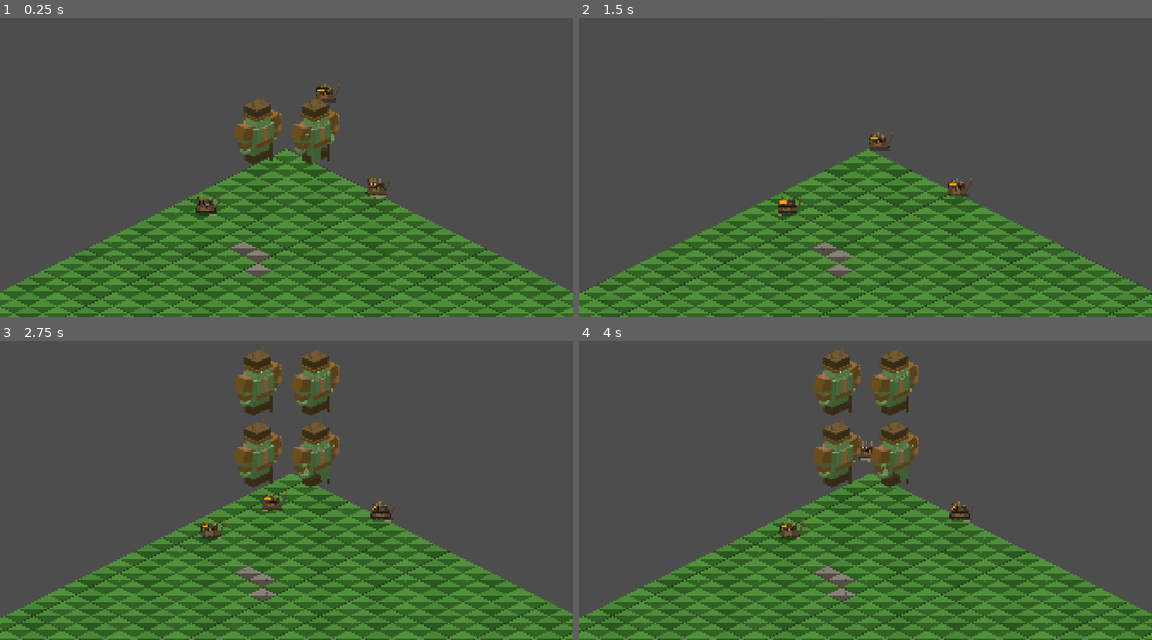
Above: before the commit, frames 1-4 (two rows, left to right).
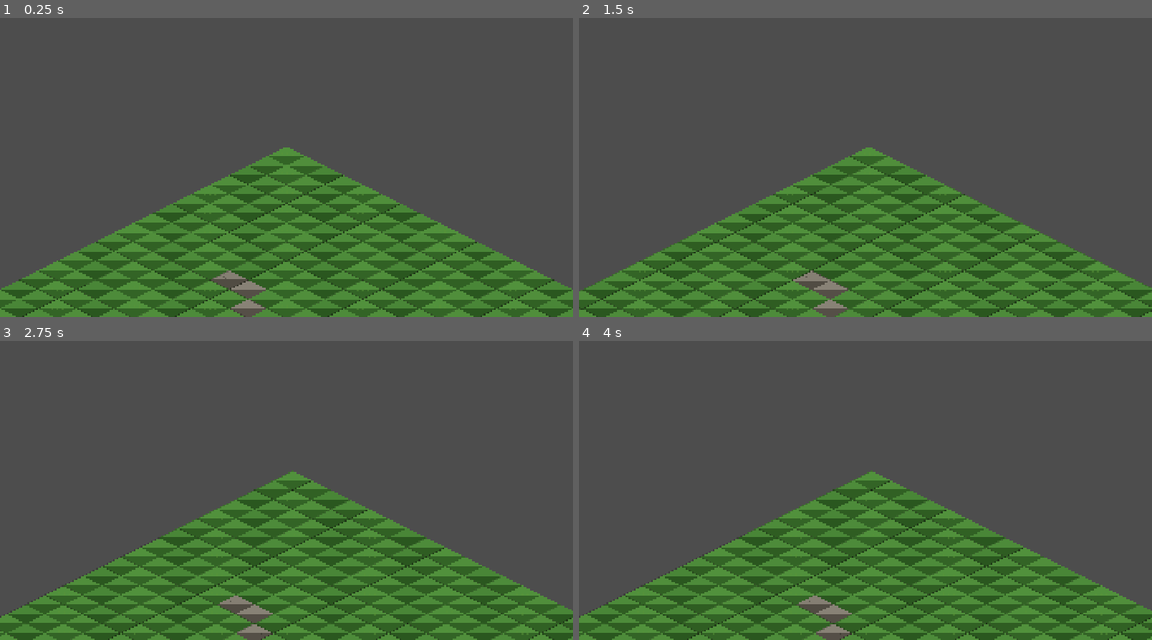
Above: after the commit, the same moments.

Repository: jonvmnielsen/the-waking-world
Game: Godot game, scene res://scenes/world/maps/ashfield.tscn
Same seed, same stepped clock (60 frames per second), same inputs: the game is played once before the commit and once after it.
Inputs (mouse positions are in pixels of both pictures, inside the frame that each line leads up to):
- Up to frame 1 (0.25 s): no input
- Up to frame 2 (1.5 s): move the mouse to (991, 140) at 0.52 s; click (991, 140) at 0.67 s; move the mouse to (750, 173) at 1.27 s; click (750, 173) at 1.42 s
- Up to frame 3 (2.75 s): move the mouse to (343, 406) at 2.02 s; click (343, 406) at 2.17 s
- Up to frame 4 (4 s): move the mouse to (836, 544) at 2.77 s; click (836, 544) at 2.92 s; move the mouse to (1037, 526) at 3.52 s; click (1037, 526) at 3.67 s

The runs differ from the first frame. In frame 1, 20% of the frame differs, in the area x 0-100%, y 22-100%; in frame 2, 18%; in frame 3, 22%; in frame 4, 22%, in the area x 0-100%, y 2-100%.

Commit message:
feat: Skift til Kenney isometric miniature sprites
Hero:
- hero_sprite_controller.gd fuldstændigt omskrevet til individuelle PNG-filer
- Male_3 (Kenney dungeon pack) — 3 animationer: idle/walk/attack
- Retnings-flip via flip_h — 8 sektorer, E/SE/N/NE flippes
- SPRITE_OFFSET=(-128,-456) baseret på målte alpha-bbox (fødder ved y=456)
- AnimatedSprite2D scale=0.5 i scene — figur matcher collision-bredde (28px)

Creeps:
- Ny creep_sprite_controller.gd — Male_0 (tydelig farvekontrast til hero)
- creep_basic.tscn: Visuelt/Node2D erstattet med AnimatedSprite2D
- creep_ai.gd: fjernet ugyldig @onready var visuelt reference

Alle HP-barer justeret til y=-75 (korrekt over Kenney-figurerne)
Kamera zoom 1.5→2.0 — tiles 128×64px, figurer ~57px høje på skærm

Co-Authored-By: Claude Sonnet 4.6 <noreply@anthropic.com>

Diff:
--- a/scenes/heroes/orc_warrior.tscn
+++ b/scenes/heroes/orc_warrior.tscn
@@ -15,6 +15,7 @@
 
 [node name="AnimatedSprite2D" type="AnimatedSprite2D" parent="."]
 script = ExtResource("2_sprite")
+scale = Vector2(0.5, 0.5)
 
 [node name="Kollision" type="CollisionShape2D" parent="."]
 shape = SubResource("1_capsule")
@@ -26,6 +27,6 @@
 avoidance_enabled = true
 
 [node name="HPBarPosition" type="Node2D" parent="."]
-position = Vector2(0, -160)
+position = Vector2(0, -75)
 
 [node name="HPBar" parent="HPBarPosition" instance=ExtResource("3_hpbar")]
--- a/scenes/units/creep_basic.tscn
+++ b/scenes/units/creep_basic.tscn
@@ -1,7 +1,7 @@
 [gd_scene load_steps=4 format=3]
 
 [ext_resource type="Script" path="res://scripts/ai/creep_ai.gd" id="1_creep"]
-[ext_resource type="Script" path="res://scripts/utils/creep_visuelt.gd" id="2_visuelt"]
+[ext_resource type="Script" path="res://scripts/utils/creep_sprite_controller.gd" id="2_sprite"]
 [ext_resource type="PackedScene" path="res://scenes/ui/hp_bar.tscn" id="3_hpbar"]
 
 [sub_resource type="CircleShape2D" id="1_cirkel"]
@@ -12,8 +12,9 @@
 collision_layer = 2
 collision_mask = 1
 
-[node name="Visuelt" type="Node2D" parent="."]
-script = ExtResource("2_visuelt")
+[node name="AnimatedSprite2D" type="AnimatedSprite2D" parent="."]
+script = ExtResource("2_sprite")
+scale = Vector2(0.5, 0.5)
 
 [node name="Kollision" type="CollisionShape2D" parent="."]
 shape = SubResource("1_cirkel")
@@ -25,6 +26,6 @@
 avoidance_enabled = true
 
 [node name="HPBarPosition" type="Node2D" parent="."]
-position = Vector2(0, -46)
+position = Vector2(0, -75)
 
 [node name="HPBar" parent="HPBarPosition" instance=ExtResource("3_hpbar")]
--- a/scenes/world/maps/ashfield.tscn
+++ b/scenes/world/maps/ashfield.tscn
@@ -31,6 +31,6 @@
 
 [node name="Kamera" type="Camera2D" parent="."]
 position = Vector2(0, 0)
-zoom = Vector2(1.5, 1.5)
+zoom = Vector2(2.0, 2.0)
 position_smoothing_enabled = true
 position_smoothing_speed = 8.0
--- a/scripts/ai/creep_ai.gd
+++ b/scripts/ai/creep_ai.gd
@@ -30,7 +30,6 @@
 var _tilstand: Tilstand = Tilstand.IDLE
 
 @onready var nav_agent: NavigationAgent2D = $NavigationAgent2D
-@onready var visuelt: Node2D = $Visuelt
 
 func _ready() -> void:
 	nuvaerende_hp = max_hp
--- a/scripts/core/hero_sprite_controller.gd
+++ b/scripts/core/hero_sprite_controller.gd
@@ -1,25 +1,22 @@
-# Styrer AnimatedSprite2D for hero — animation, retning, sprite-indlæsning
-# Ingen dynamisk fallback — procedural grafik (orc_visuelt.gd) bruges IKKE her
+# Styrer AnimatedSprite2D for hero — Kenney isometric miniature sprites
+# Indlæser individuelle PNG-frames direkte; ingen spritesheet
 extends AnimatedSprite2D
 
-const SPRITE_PATH    := "res://assets/sprites/orc_warrior_spritesheet.png"
-const FRAME_W        := 256
-const FRAME_H        := 320
+const KENNEY_DIR   := "res://assets/sprites/kenney/isometric-miniature-dungeon/Characters/Male"
+const HERO_VARIANT := "Male_3"
 
-# Fødder sidder ca. ved pixel y=300 i den 320px høje frame (20px bund-padding)
-# Med centered=false og dette offset: fødder lander ved scene (0,0)
-const SPRITE_OFFSET  := Vector2(-128.0, -300.0)
+# Kenney 256×512px pr. frame — figur sidder i bunden (alpha y 326-456)
+# centered=false + offset: fødder lander på scene (0,0) uanset node-scale
+const SPRITE_OFFSET := Vector2(-128.0, -456.0)
 
 var _sprites_klar: bool = false
 var _aktiv_anim:  String = ""
 
 func _ready() -> void:
-	# Grundlæggende sprite-indstillinger
 	centered = false
 	offset   = SPRITE_OFFSET
 
-	# Deaktiver øjeblikkeligt evt. Visuelt-node (procedural fallback fra ældre scene-version)
-	# visible=false stopper _draw() samme frame — queue_free() alene er udskudt
+	# Deaktiver evt. Visuelt-node øjeblikkeligt (ældre scene-version)
 	var par := get_parent()
 	if par.has_node("Visuelt"):
 		var v := par.get_node("Visuelt")
@@ -34,41 +31,29 @@
 # Sprite-indlæsning
 # ---------------------------------------------------------------------------
 func _forsøg_indlaes_sprites() -> void:
-	if not ResourceLoader.exists(SPRITE_PATH):
-		push_warning("[HeroSprite] Sprite sheet ikke fundet: " + SPRITE_PATH)
-		push_warning("[HeroSprite] Kør: py tools/run_pipeline.py  (og genåbn Godot)")
-		visible = false
-		return
-
-	var tex := load(SPRITE_PATH) as Texture2D
-	if not tex:
-		push_warning("[HeroSprite] Kunne ikke indlæse sprite sheet.")
-		visible = false
-		return
-
 	var sf := SpriteFrames.new()
-	_tilfoej(sf, tex, "idle",    4, 0,  8.0)
-	_tilfoej(sf, tex, "walk_s",  8, 1, 12.0)
-	_tilfoej(sf, tex, "walk_sw", 8, 2, 12.0)
-	_tilfoej(sf, tex, "walk_w",  8, 3, 12.0)
-	_tilfoej(sf, tex, "walk_nw", 8, 4, 12.0)
-	_tilfoej(sf, tex, "attack",  6, 5, 14.0)
+	if not _tilfoej(sf, "idle",   HERO_VARIANT + "_Idle",    1,  6.0): return
+	if not _tilfoej(sf, "walk",   HERO_VARIANT + "_Run",    10, 12.0): return
+	if not _tilfoej(sf, "attack", HERO_VARIANT + "_Pickup", 10, 14.0): return
 	sprite_frames = sf
 	visible       = true
 	_sprites_klar = true
 	_skift_anim("idle")
-	print("[HeroSprite] OK — sprites indlæst fra " + SPRITE_PATH)
+	print("[HeroSprite] OK — Kenney " + HERO_VARIANT + " indlæst")
 
-func _tilfoej(sf: SpriteFrames, tex: Texture2D,
-		navn: String, antal: int, raekke: int, fps: float) -> void:
-	sf.add_animation(navn)
-	sf.set_animation_speed(navn, fps)
-	sf.set_animation_loop(navn, true)
+func _tilfoej(sf: SpriteFrames, anim: String,
+		præfiks: String, antal: int, fps: float) -> bool:
+	sf.add_animation(anim)
+	sf.set_animation_speed(anim, fps)
+	sf.set_animation_loop(anim, true)
 	for i in range(antal):
-		var a := AtlasTexture.new()
-		a.atlas  = tex
-		a.region = Rect2(i * FRAME_W, raekke * FRAME_H, FRAME_W, FRAME_H)
-		sf.add_frame(navn, a)
+		var sti := KENNEY_DIR + "/" + præfiks + str(i) + ".png"
+		if not ResourceLoader.exists(sti):
+			push_warning("[HeroSprite] Mangler: " + sti)
+			visible = false
+			return false
+		sf.add_frame(anim, load(sti) as Texture2D)
+	return true
 
 # ---------------------------------------------------------------------------
 # Animations-opdatering — kaldes hvert frame fra hero_controller._process()
@@ -80,40 +65,22 @@
 		_skift_anim("attack")
 		return
 	if bevaeges and vel.length_squared() > 100.0:
-		_skift_anim(_vel_til_anim(vel))
+		_opdater_retning(vel)
+		_skift_anim("walk")
 	else:
-		flip_h = false
 		_skift_anim("idle")
 
 # ---------------------------------------------------------------------------
-# Retnings-mapping: velocity → animations-navn + flip
-#
-# Kamera sidder SW (225° azimut), ser mod NE.
-# Isometrisk mapping fra Godot-verdensretning til sprite-retning:
-#   Sektor (Godot-vinkel)    Visuelt    Sprite    flip_h
-#   0°  Højre (+X)           NE         walk_nw   true
-#   45° Ned-højre (+X+Y)     SE         walk_sw   true
-#   90° Ned (+Y)             S          walk_s    false
-#   135° Ned-venstre (-X+Y)  SW         walk_sw   false
-#   180° Venstre (-X)        W          walk_w    false
-#   225° Op-venstre (-X-Y)   NW         walk_nw   false
-#   270° Op (-Y)             N          walk_w    true
-#   315° Op-højre (+X-Y)     NE→W spejl walk_s    true
+# Retnings-flip: velocity → flip_h
+# Kenney-sprite ser mod SW (kamera-retning 225°)
+# Sektorer mod øst (E, SE, N, NE) kræver flip for korrekt isometrisk retning
 # ---------------------------------------------------------------------------
-func _vel_til_anim(vel: Vector2) -> String:
+func _opdater_retning(vel: Vector2) -> void:
 	var deg := fmod(rad_to_deg(vel.angle()) + 360.0, 360.0)
 	var sek := int((deg + 22.5) / 45.0) % 8
-	flip_h = false
 	match sek:
-		0: flip_h = true;  return "walk_nw"   # Højre (E)
-		1: flip_h = true;  return "walk_sw"   # Ned-højre (SE)
-		2:                 return "walk_s"    # Ned (S) — mod kamera
-		3:                 return "walk_sw"   # Ned-venstre (SW)
-		4:                 return "walk_w"    # Venstre (W)
-		5:                 return "walk_nw"   # Op-venstre (NW)
-		6: flip_h = true;  return "walk_w"    # Op (N)
-		7: flip_h = true;  return "walk_s"    # Op-højre (NE)
-	return "walk_s"
+		0, 1, 6, 7: flip_h = true    # E, SE, N, NE
+		_:           flip_h = false   # S, SW, W, NW
 
 func _skift_anim(navn: String) -> void:
 	if not _sprites_klar or navn == _aktiv_anim:
--- /dev/null
+++ b/scripts/utils/creep_sprite_controller.gd
@@ -0,0 +1,45 @@
+# Styrer AnimatedSprite2D for creeps — Kenney isometric miniature sprites
+# Male_0 (anderledes farve end hero Male_3 — tydelig visuel forskel)
+extends AnimatedSprite2D
+
+const KENNEY_DIR    := "res://assets/sprites/kenney/isometric-miniature-dungeon/Characters/Male"
+const CREEP_VARIANT := "Male_0"
+const SPRITE_OFFSET := Vector2(-128.0, -456.0)
+
+var _sprites_klar: bool = false
+
+func _ready() -> void:
+	centered = false
+	offset   = SPRITE_OFFSET
+	_forsøg_indlaes_sprites()
+
+func _forsøg_indlaes_sprites() -> void:
+	var sf := SpriteFrames.new()
+	if not _tilfoej(sf, "idle", CREEP_VARIANT + "_Idle",  1,  6.0): return
+	if not _tilfoej(sf, "walk", CREEP_VARIANT + "_Run",  10, 12.0): return
+	sprite_frames = sf
+	visible       = true
+	_sprites_klar = true
+	play("idle")
+
+func _tilfoej(sf: SpriteFrames, anim: String,
+		præfiks: String, antal: int, fps: float) -> bool:
+	sf.add_animation(anim)
+	sf.set_animation_speed(anim, fps)
+	sf.set_animation_loop(anim, true)
+	for i in range(antal):
+		var sti := KENNEY_DIR + "/" + præfiks + str(i) + ".png"
+		if not ResourceLoader.exists(sti):
+			push_warning("[CreepSprite] Mangler: " + sti)
+			visible = false
+			return false
+		sf.add_frame(anim, load(sti) as Texture2D)
+	return true
+
+func spil_walk() -> void:
+	if _sprites_klar and sprite_frames.has_animation("walk"):
+		play("walk")
+
+func spil_idle() -> void:
+	if _sprites_klar and sprite_frames.has_animation("idle"):
+		play("idle")
